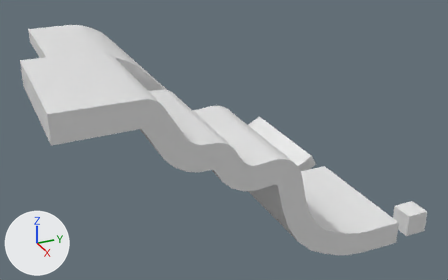
The glTF model Editor/IKRig/LevelModel/CurvedRamps_UniRamp.glb: old version first, new version second.
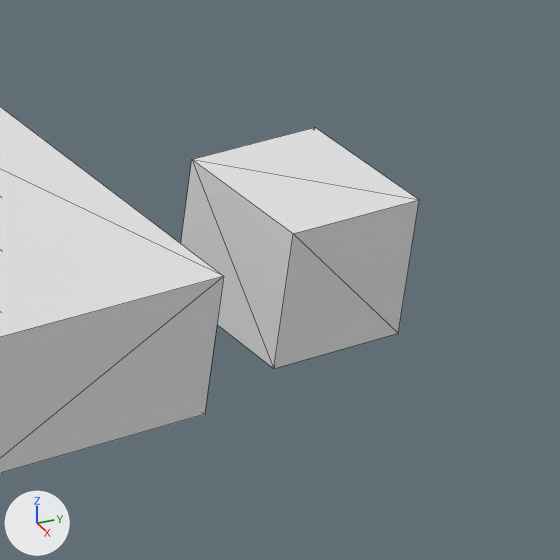
Each version is shown whole from a 50 mm camera at (111.4, -116.4, 105.2) aimed at (-49.4, -44.0, 24.8), then close up on the part from 82% to 100% of the width and 65% to 94% of the height. The lights are fixed; the arrows at lower left show +X, +Y and +Z. The older version's two pictures come first. The close-ups show mesh edges as thin lines. Where no turn or scale is listed for an object, it has been applied to the vertices.
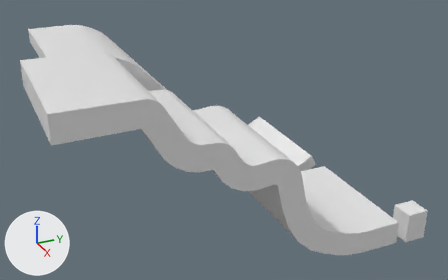
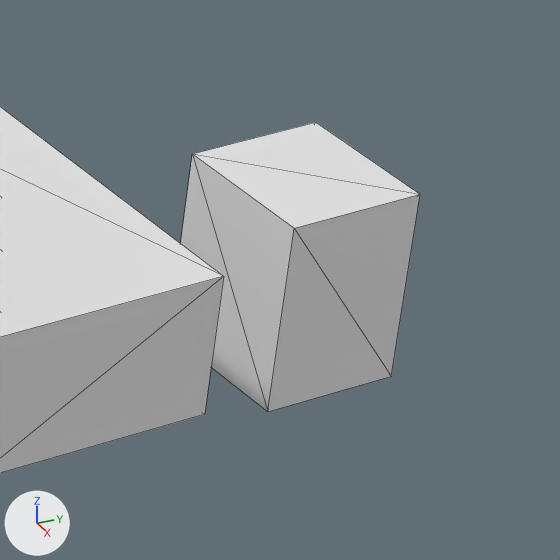
Location of each change, [x1, y1, x2, y2] in pixels of the close-ups (560 x 560 px):
'Cube', moved, rescaled (21% taller)
    before: [181, 128, 419, 368]
    after: [181, 122, 420, 412]

What the commit changed:
Object 'Cube' (ob_cube) moves from (-16.0, 4.0, 3.0) to (-16.0, 4.0, 2.0).
Object 'Cube' (ob_cube) is rescaled from (3.49, 3.49, 3.49) to (3.49, 3.49, 4.78).
